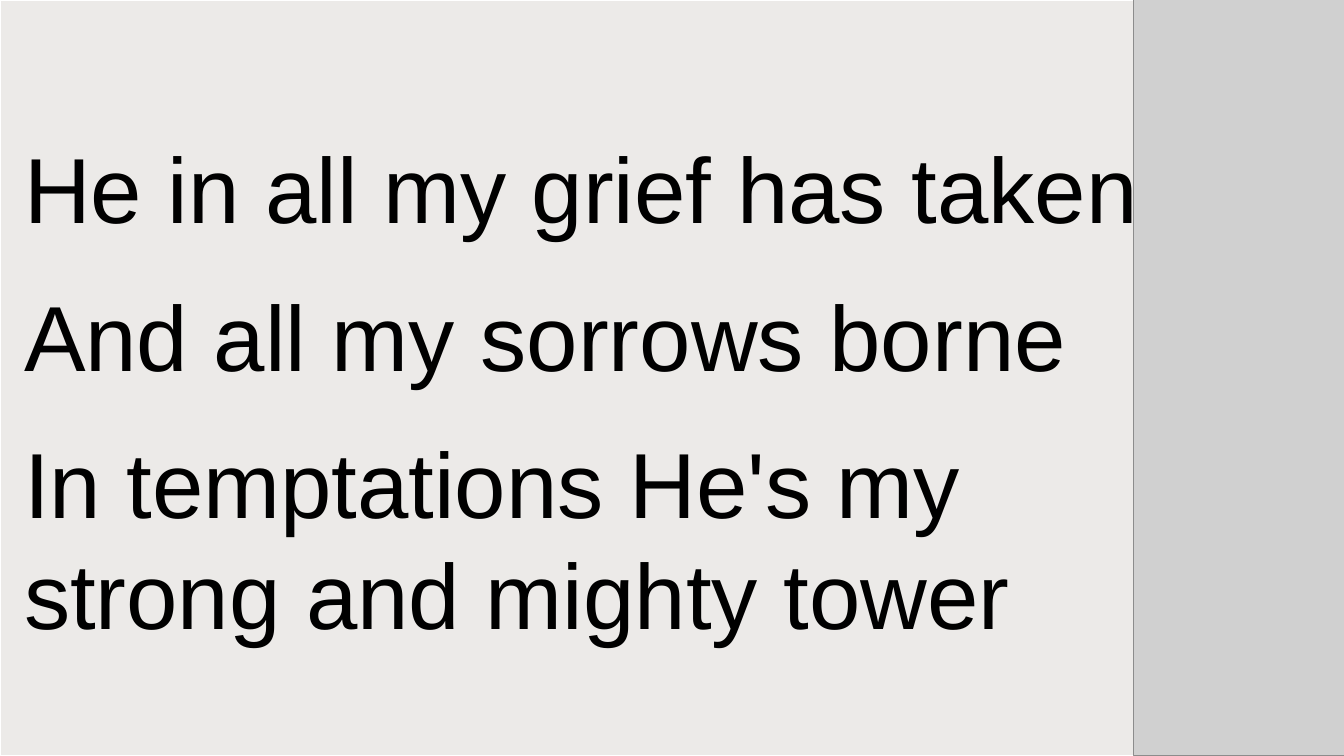
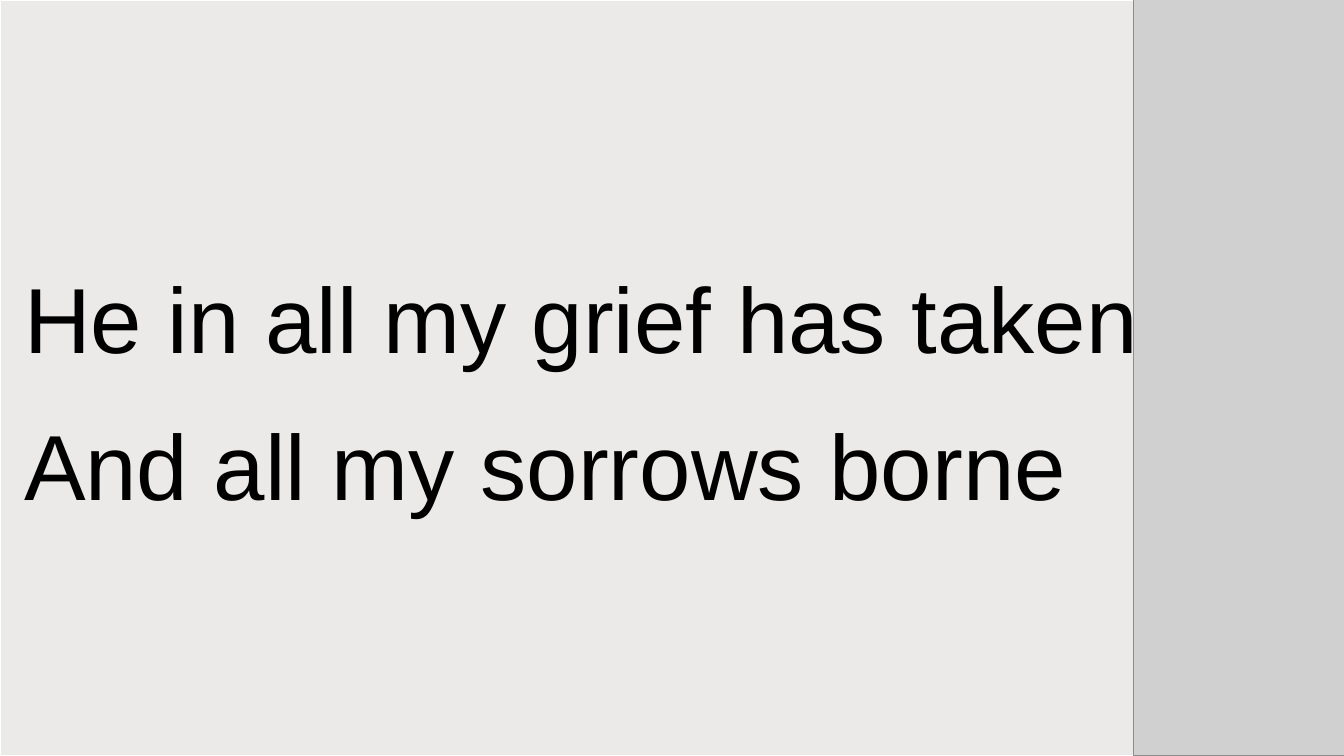
Before and after one commit to gwfrench164-collab/worship_slides, a slide deck: slide 145 of dev_out/decks/songs_test.pptx (slide 143 before the commit). Drawn at 1344x756 pixels with LibreOffice and Linux fonts; fonts in the diff are those of the drawing; grey boxes stand for pictures. Boxes give left, top, right and bottom in pixels: in the first picture for what was removed or moved away, otherwise in the second. Text is boxed around its words. In the diff, an @@ line names an element or a change of style, - is before the commit and + after.

```diff
--- a/dev_out/decks/songs_test.pptx
+++ b/dev_out/decks/songs_test.pptx
@@ text at (24,451,1010,646): paragraphs removed @@
-In temptations He's my
-strong and mighty tower
```
Also in this commit, not shown: 28 other slides changed, 8 slides added, 4 slides removed, 18 other files.
